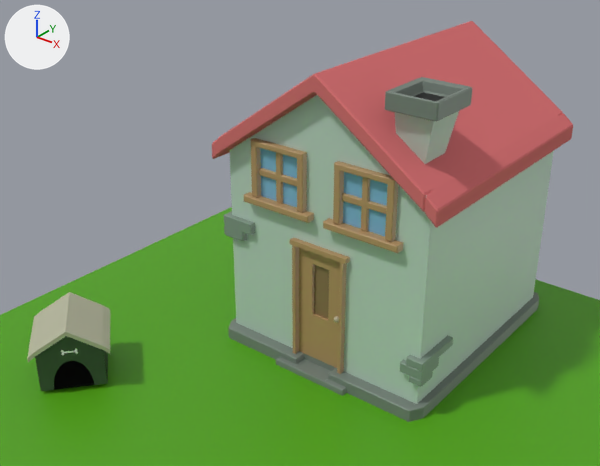
The Blender file materials/scene.blend as it was, and as the next commit left it.
Both versions are drawn from a camera (50 mm lens) standing at (10.17, -2.84, 7.81) and looking at (2.62, 6.6, 1.96). Every picture has the same lights, and +X, +Y and +Z are marked at upper left.

Before the edit, the objects in view are built like this:
```python
me_cube_002 = bpy.data.meshes.new('Cube.002')
me_cube_002.from_pydata(...)  # 109 vertices, 84 faces, 1 loose edge; spans x -1.2..1.2, y -1.2..1.2, z -1.0..1.15
# faces by material slot: [57, 26, 1]
me_cube_002.materials.append(mat_dog_house)  # picture img_dog_house_base_color
me_cube_002.materials.append(mat_dog_house_roof)  # grey #b7b89e
me_cube_002.materials.append(mat_black)  # black #000000
me_cube_003 = bpy.data.meshes.new('Cube.003')
me_cube_003.from_pydata(...)  # 1050 vertices, 922 faces; spans x -1.11..1.11, y -1.15..1.1, z -1.0..1.44
me_cube_003.materials.append(mat_house)  # light grey #bbd1c4
me_cube_003.materials.append(mat_lower_part)  # grey #758178
me_cube_003.materials.append(mat_door)  # brown #b29063
me_cube_003.materials.append(mat_door_window)  # brown #8a704f
me_cube_003.materials.append(mat_roof)  # pink #d67274
me_cube_003.materials.append(mat_black)  # black #000000
me_cube_003.materials.append(mat_brick)  # grey #7f9385
me_cube_003.materials.append(mat_window)  # blue #7bb4d6
me_cube_003.materials.append(mat_door_latch)  # beige #b8af93
me_plane = bpy.data.meshes.new('Plane')
me_plane.from_pydata([(-1.0, -1.0, 0.0), (1.0, -1.0, 0.0), (-1.0, 1.0, 0.0), (1.0, 1.0, 0.0)], [], [(0, 1, 3, 2)])
me_plane.materials.append(mat_grass)  # green #51a30a
ob_dog_house = bpy.data.objects.new('Dog House', me_cube_002)
ob_dog_house.location = (0.49, 3.54, 0.57)
ob_dog_house.rotation_euler = (0.0, 0.0, -2.269)  # degrees (0, 0, -130)
ob_dog_house.scale = (0.5, 0.5, 0.5)
ob_grass_floor = bpy.data.objects.new('Grass Floor', me_plane)
ob_grass_floor.location = (5.0, 5.0, 0.0)
ob_grass_floor.scale = (7.0, 6.0, 1.0)
ob_house = bpy.data.objects.new('House', me_cube_003)
ob_house.location = (3.5, 8.0, 2.0)
ob_house.scale = (1.8, 2.0, 2.0)
```
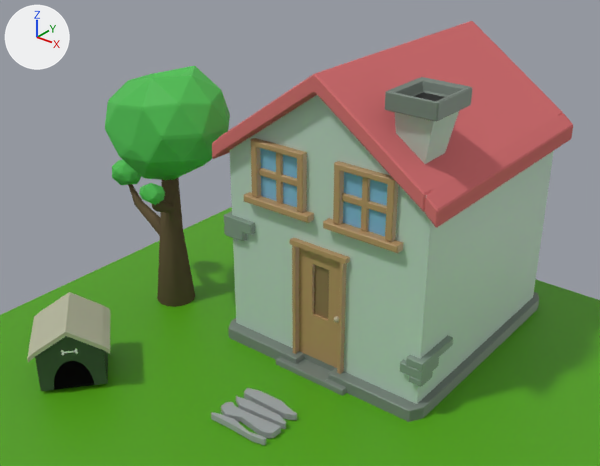
Location of each change, (x1, y1, x2, y2) in pixels of the pictures (600 x 466 px):
'Tree', added: after (105, 66, 230, 307)
    faces in mat_tree_leaf (green #57c25a): (105, 66, 230, 205)
    faces in mat_tree_body (brown #665841): (128, 178, 195, 307)
'Pavement', added: after (211, 388, 297, 445)

Patch to the scene script:
```diff
--- a/materials/scene.blend.py
+++ b/materials/scene.blend.py
@@ mat_tree_leaf @@
+mat_tree_leaf = principled_material('Tree Leaf')
+mat_tree_leaf.base_color = (0.0953, 0.539, 0.102)  # green #57c25a
+mat_tree_leaf.specular_ior_level = 0.102
@@ mat_tree_body @@
+mat_tree_body = principled_material('Tree Body')
+mat_tree_body.base_color = (0.133, 0.0976, 0.0529)  # brown #665841
+mat_tree_body.specular_ior_level = 0.0
@@ mat_pavement @@
+mat_pavement = principled_material('Pavement')
+mat_pavement.base_color = (0.347, 0.371, 0.376)  # grey #9fa4a5
@@ me_cylinder @@
+me_cylinder.from_pydata(...)  # 771 vertices, 716 faces; spans x -4.62..4.1, y -3.25..2.72, z -1.0..2.89
+# faces by material slot: [170, 546]
+me_cylinder.materials.append(mat_tree_body)  # brown #665841
+me_cylinder.materials.append(mat_tree_leaf)  # green #57c25a
@@ me_cube @@
+me_cube.from_pydata(...)  # 72 vertices, 44 faces; spans x -1.0..1.0, y -0.95..0.81, z -1.0..1.0
+me_cube.materials.append(mat_pavement)  # grey #9fa4a5
@@ ob_tree @@
+ob_tree = bpy.data.objects.new('Tree', me_cylinder)
+ob_tree.location = (0.0, 6.2, 1.1)
+ob_tree.scale = (0.3, 0.3, 1.11)
@@ ob_pavement @@
+ob_pavement = bpy.data.objects.new('Pavement', me_cube)
+ob_pavement.location = (3.5, 4.5, 0.07)
+ob_pavement.scale = (0.5, 0.5, 0.05)
+_m = ob_pavement.modifiers.new('Bevel', 'BEVEL')
+_m.width = 0.02
+_m.width_pct = 0.02
+_m.limit_method = 'NONE'
+_m.use_clamp_overlap = False
```
